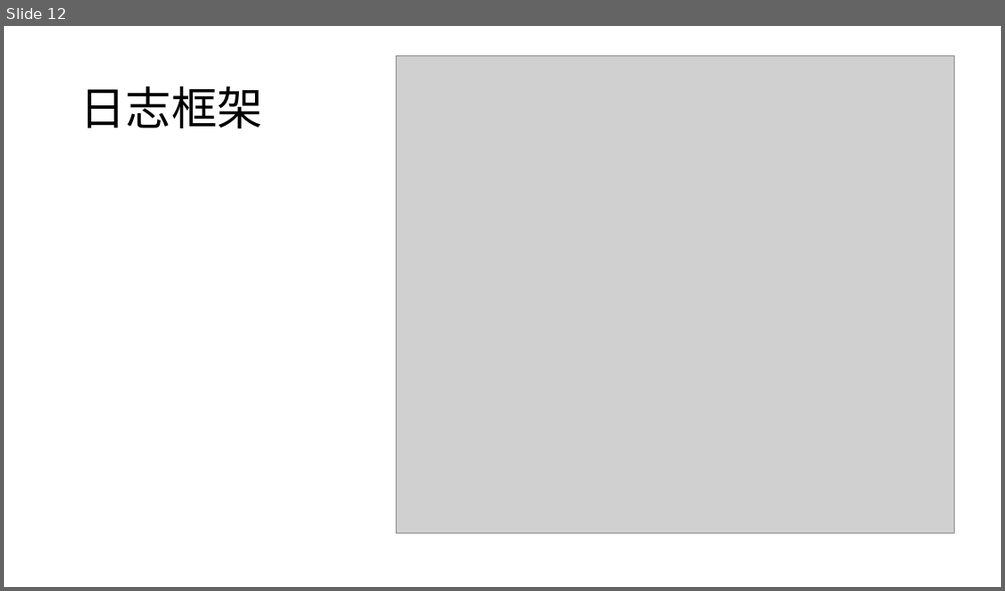
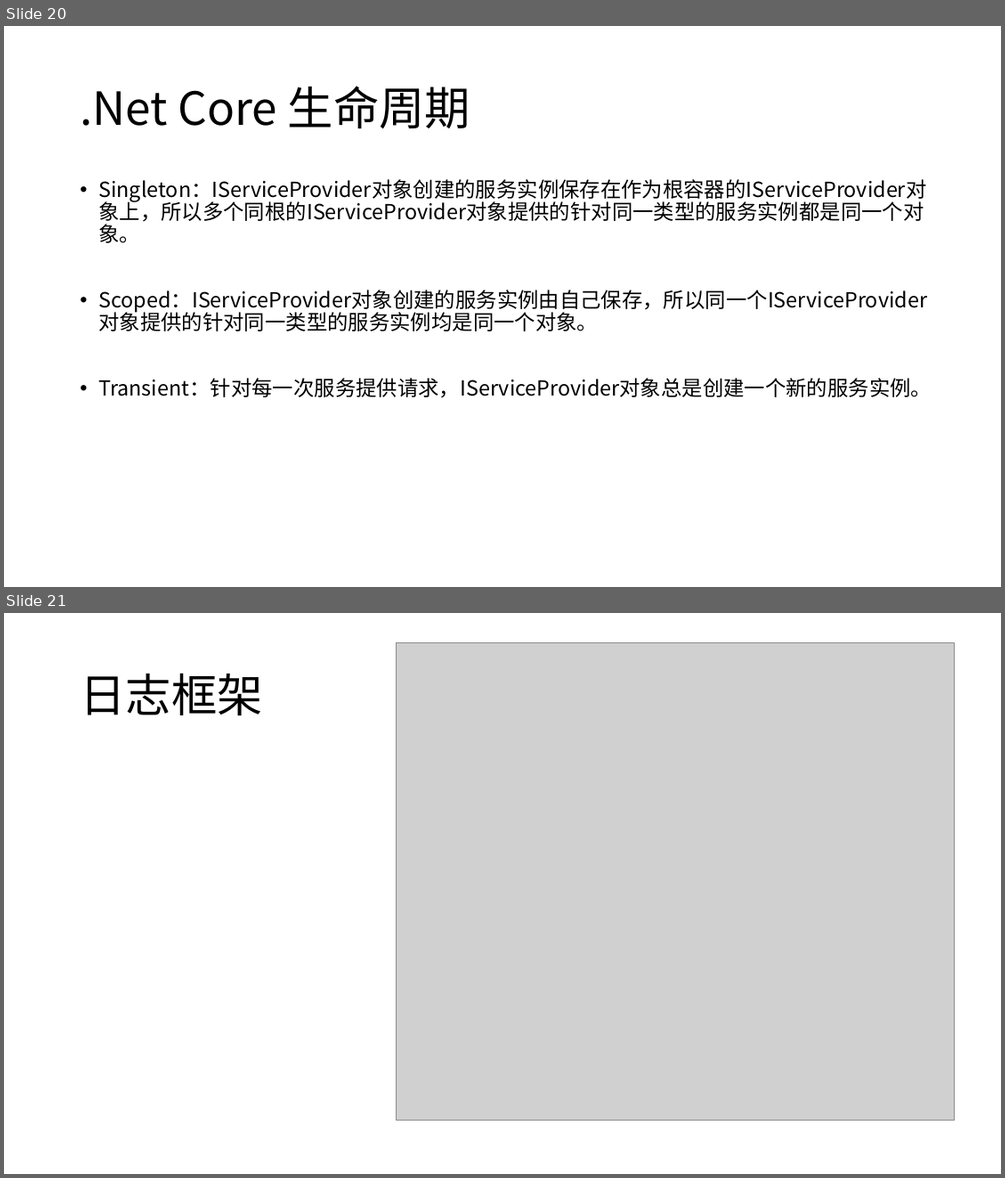
Before and after one commit to DarkRogerZz/TestCore, a slide deck: Word/.NET Core核心基础知识内容.pptx. Shown one above the other, each under a label of ours: slide 12 before the commit, slides 20 and 21 after it. The pictures are 1005x591 and 1005x1178 pixels, drawn with LibreOffice and Linux fonts; fonts in the diff are those of the drawing; grey boxes stand for pictures. Boxes give left, top, right and bottom in pixels: in the first picture for what was removed or moved away, otherwise in the second. Text is boxed around its words. In the diff, an @@ line names an element or a change of style, - is before the commit and + after.

```diff
--- a/Word/.NET Core核心基础知识内容.pptx
+++ b/Word/.NET Core核心基础知识内容.pptx
@@ slide 20 added at [4, 26, 1001, 587], background #FFFFFF @@
@@ title added at [80, 86, 470, 128], 44 pt, text #000000 @@
+.Net Core 生命周期
@@ text added at [98, 179, 931, 398], 20 pt, text #000000 @@
+• Singleton：IServiceProvider对象创建的服务实例保存在作为根容器的IServiceProvider对象上，所以多个同根的IServiceProvider对象提供的针对同一类型的服务实例都是同一个对象。
+• Scoped：IServiceProvider对象创建的服务实例由自己保存，所以同一个IServiceProvider对象提供的针对同一类型的服务实例均是同一个对象。
+• Transient：针对每一次服务提供请求，IServiceProvider对象总是创建一个新的服务实例。
@@ what was slide 12 is now slide 21 @@
```
Also in this commit, not shown: 3 slides changed, 16 other slides added, 8 other files.
